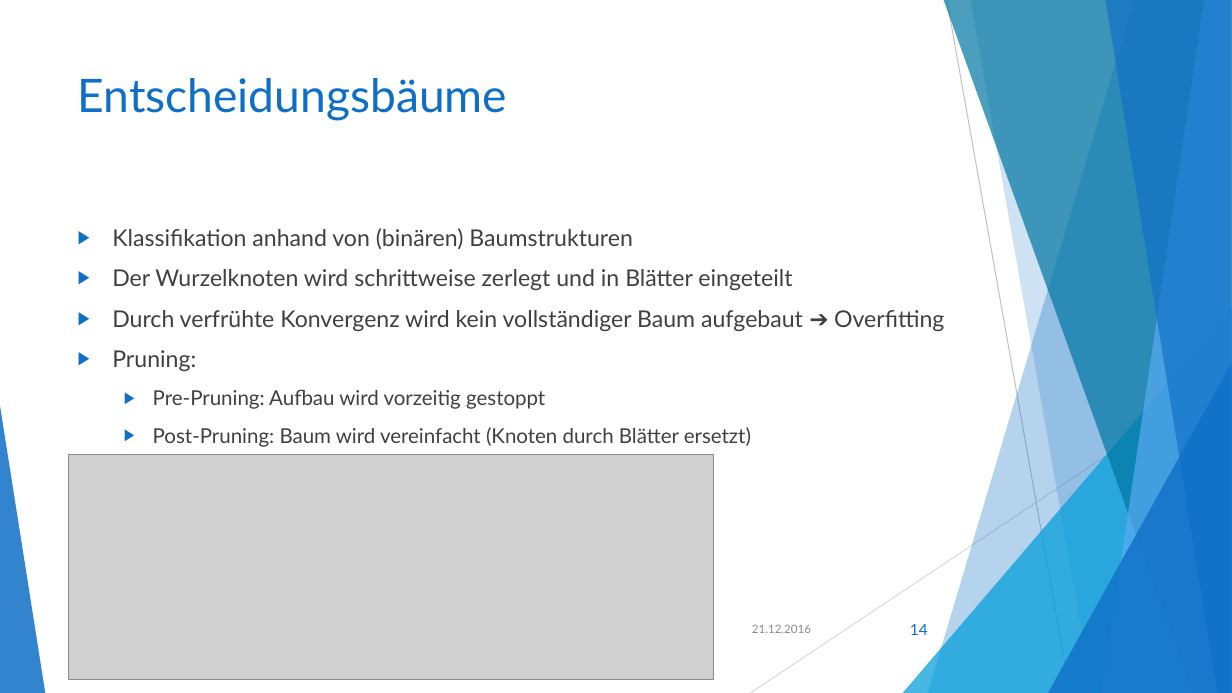
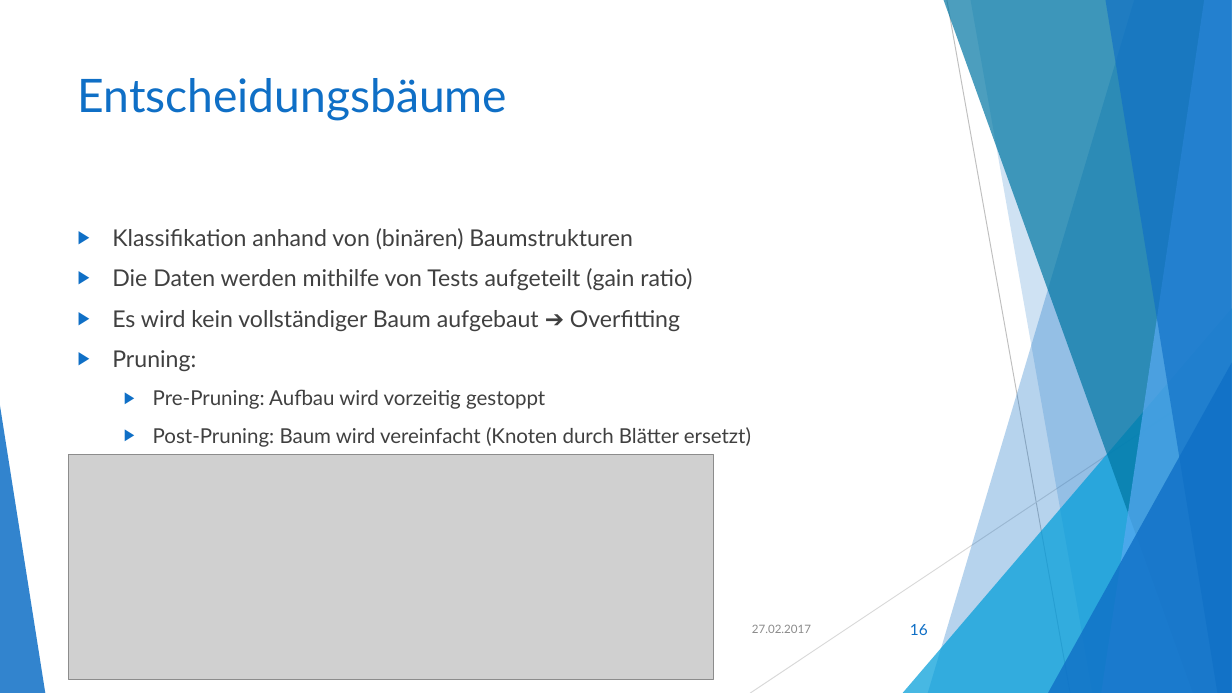
Before and after one commit to akio4800/fh, a slide deck: slide 16 of Klassifikation und Clustering.pptx (slide 14 before the commit). Drawn at 1232x693 pixels with LibreOffice and Linux fonts; fonts in the diff are those of the drawing; grey boxes stand for pictures. Boxes give left, top, right and bottom in pixels: in the first picture for what was removed or moved away, otherwise in the second. Text is boxed around its words. In the diff, an @@ line names an element or a change of style, - is before the commit and + after.

```diff
--- a/Klassifikation und Clustering.pptx
+++ b/Klassifikation und Clustering.pptx
@@ text at (112,268,692,331): text changed @@
-▶ Der Wurzelknoten wird schrittweise zerlegt und in Blätter eingeteilt
-▶ Durch verfrühte Konvergenz wird kein vollständiger Baum aufgebaut ➔ Overfitting
+▶ Die Daten werden mithilfe von Tests aufgeteilt (gain ratio)
+▶ Es wird kein vollständiger Baum aufgebaut ➔ Overfitting
@@ text at (752,625,811,633): text changed @@
-21.12.2016
+27.02.2017
@@ page number at (910,624,928,635): text changed @@
-14
+16
```
Also in this commit, not shown: 15 other slides changed, 3 slides added, 2 slides removed, 2 other files.
